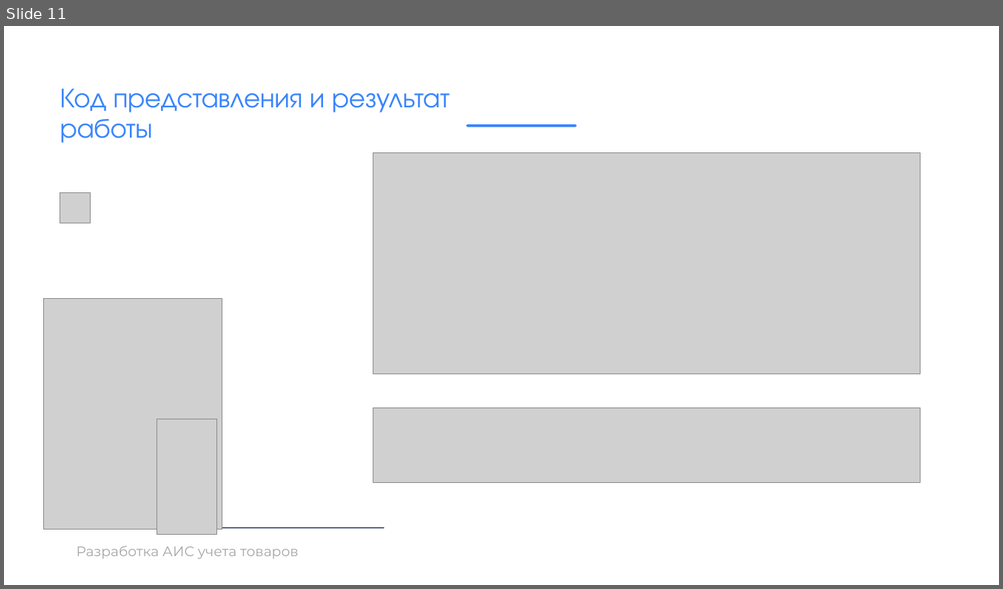
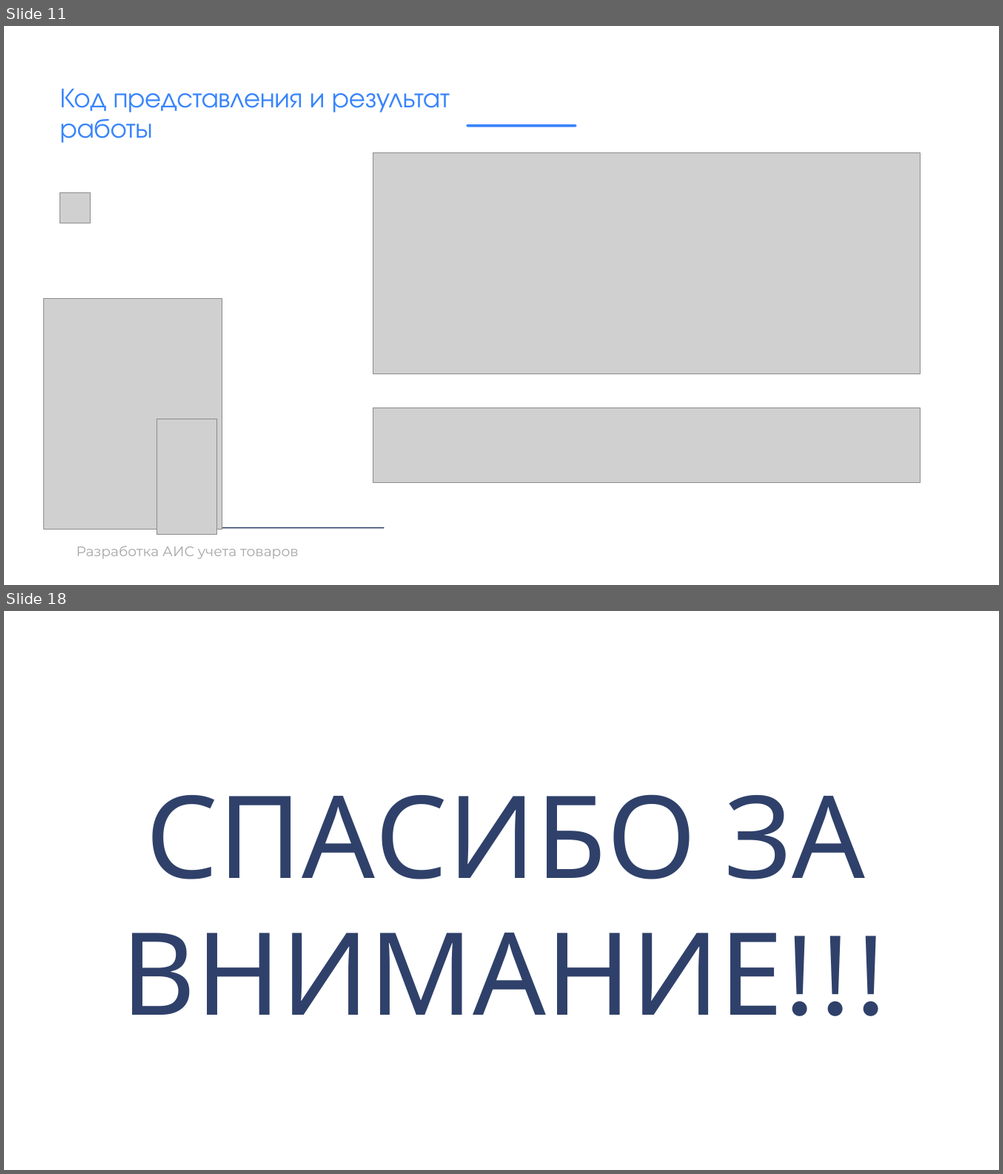
Before and after one commit to Dianoil/CensusGoods, a slide deck: dipl/дипломная презента.pptx. Shown one above the other, each under a label of ours: slide 11 before the commit, slides 11 and 18 after it; the slides between them are not shown. The pictures are 1003x589 and 1003x1174 pixels, drawn with LibreOffice and Linux fonts; fonts in the diff are those of the drawing; grey boxes stand for pictures. Boxes give left, top, right and bottom in pixels: in the first picture for what was removed or moved away, otherwise in the second. Text is boxed around its words. In the diff, an @@ line names an element or a change of style, - is before the commit and + after.

```diff
--- a/dipl/дипломная презента.pptx
+++ b/dipl/дипломная презента.pptx
@@ slide 18 added at (4,611,999,1170), background #FFFFFF @@
@@ title added at (122,795,865,1015), 166 pt, text #2F416A @@
+СПАСИБО ЗА ВНИМАНИЕ!!!
```
Also in this commit, not shown: 12 slides changed, 1 other slide added, 4 other files.
